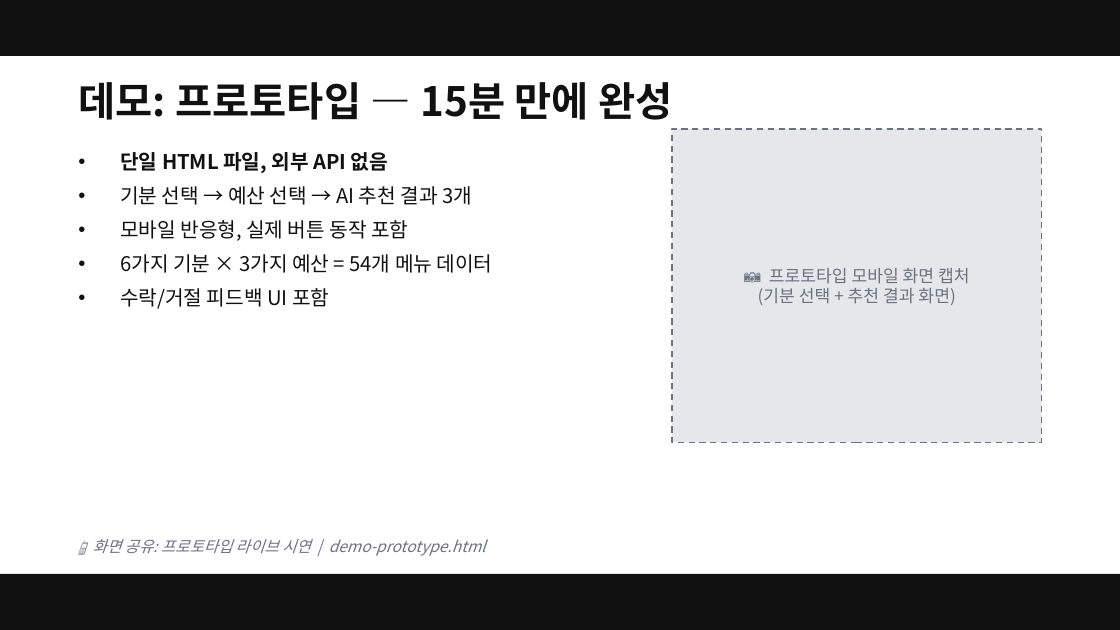
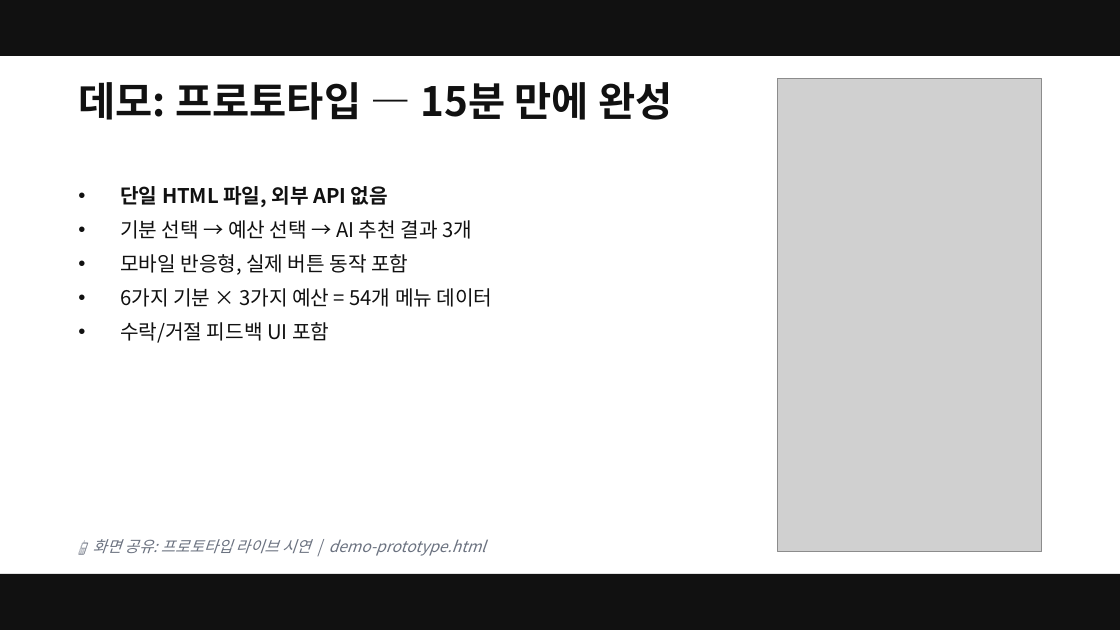
Before and after one commit to smilesjcha/ai-native-pm, a slide deck: slide 20 of projects/26Q2_Fastcampus-Lecture/assets/pptx/ai-native-pm-lecture-v02-20260519.pptx. Drawn at 1120x630 pixels with LibreOffice and Linux fonts; fonts in the diff are those of the drawing; grey boxes stand for pictures. Boxes give left, top, right and bottom in pixels: in the first picture for what was removed or moved away, otherwise in the second. Text is boxed around its words. In the diff, an @@ line names an element or a change of style, - is before the commit and + after.

```diff
--- a/projects/26Q2_Fastcampus-Lecture/assets/pptx/ai-native-pm-lecture-v02-20260519.pptx
+++ b/projects/26Q2_Fastcampus-Lecture/assets/pptx/ai-native-pm-lecture-v02-20260519.pptx
@@ picture added at [777,78,1042,552] @@
@@ rectangle removed at [672,129,1042,442] @@
@@ text "단일 HTML 파일, 외부 API ...": place and size @@
-text "단일 HTML 파일, 외부 API ..." at [120,152,493,309]
+text "단일 HTML 파일, 외부 API ..." at [120,186,493,343]
@@ text removed at [758,268,970,305] @@
-📷 프로토타입 모바일 화면 캡처
-(기분 선택 + 추천 결과 화면)
```
Also in this commit, not shown: 31 other slides changed, 1 slide added, 1 other file.
